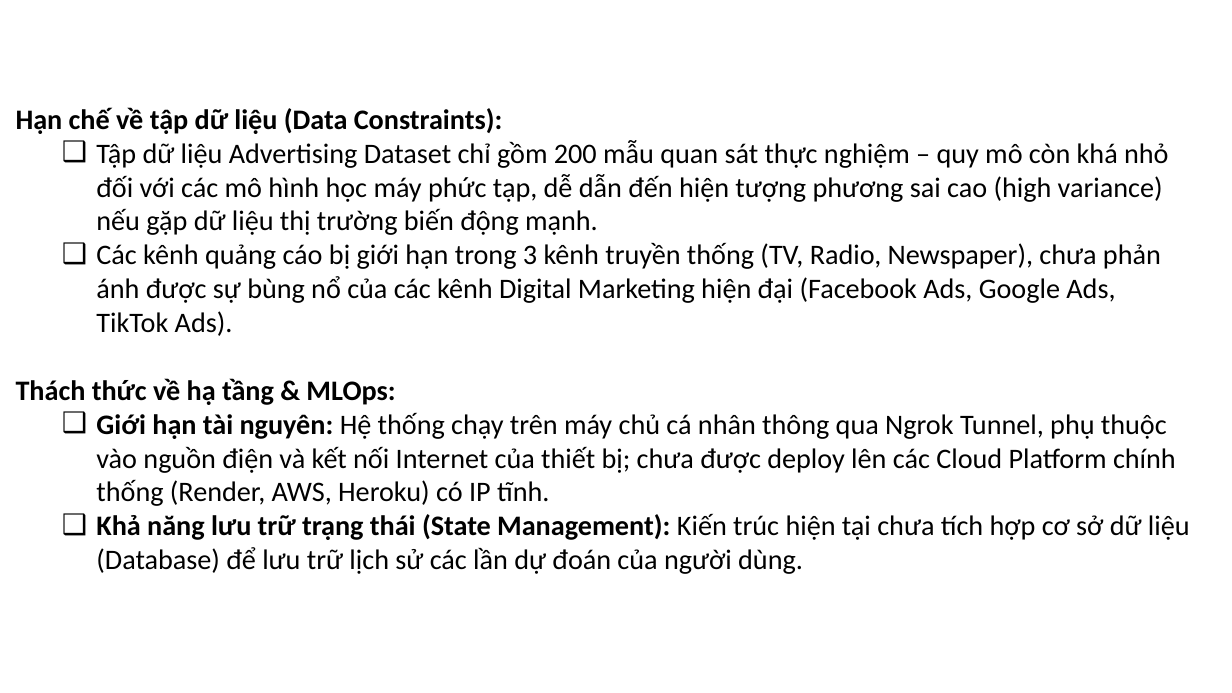
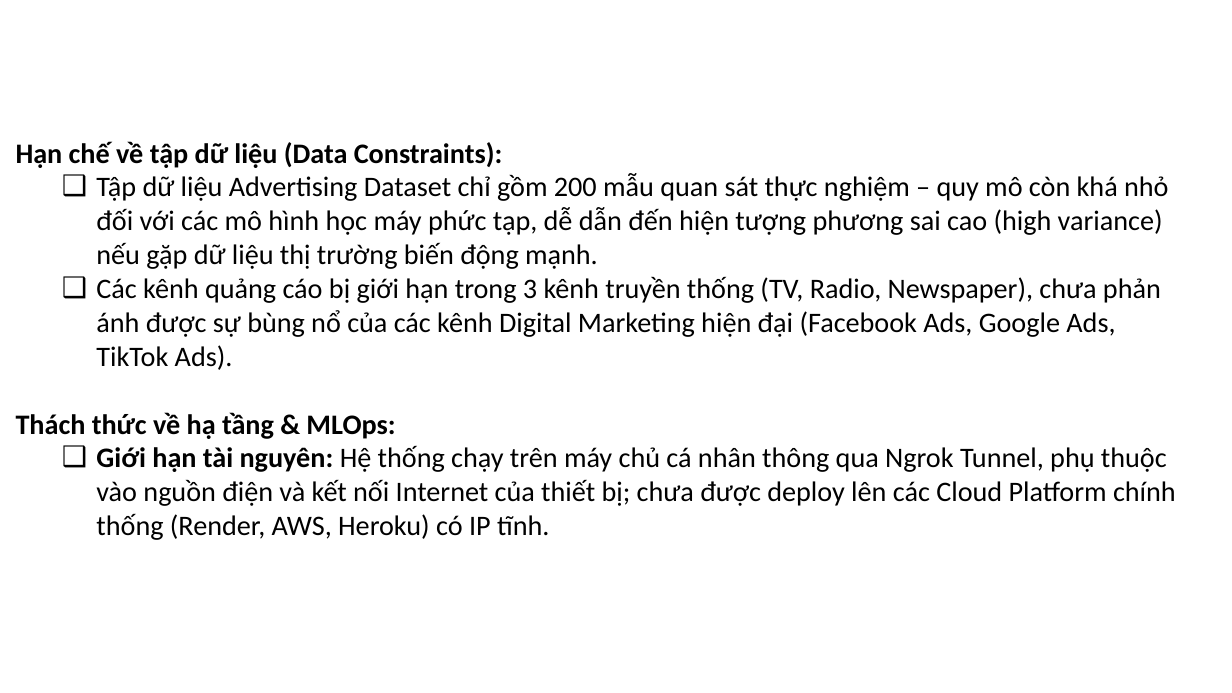
Before and after one commit to PhuongDao1409/04_10123261_10123162_DoanhSoQuangCao, a slide deck: slide 15 of docs/slide.pptx. Drawn at 1232x693 pixels with LibreOffice and Linux fonts; fonts in the diff are those of the drawing; background and template pictures are left out. Boxes give left, top, right and bottom in pixels: in the first picture for what was removed or moved away, otherwise in the second. Text is boxed around its words. In the diff, an @@ line names an element or a change of style, - is before the commit and + after.

```diff
--- a/docs/slide.pptx
+++ b/docs/slide.pptx
@@ text "Hạn chế về tập dữ ...": place and size @@
-text "Hạn chế về tập dữ ..." at [96,107,1190,574]
+text "Hạn chế về tập dữ ..." at [96,141,1176,540]
@@ text at [96,513,1190,574]: paragraph removed @@
-  ❑ Khả năng lưu trữ trạng thái (State Management): Kiến trúc hiện tại chưa tích hợp cơ sở dữ liệu (Database) để lưu trữ lịch sử các lần dự đoán của người dùng.
```
Also in this commit, not shown: 1 other slide changed.
